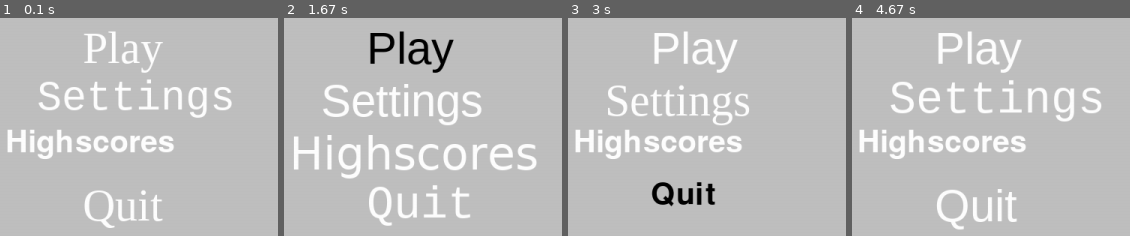
Above: before the commit, frames 1-4 (left to right).
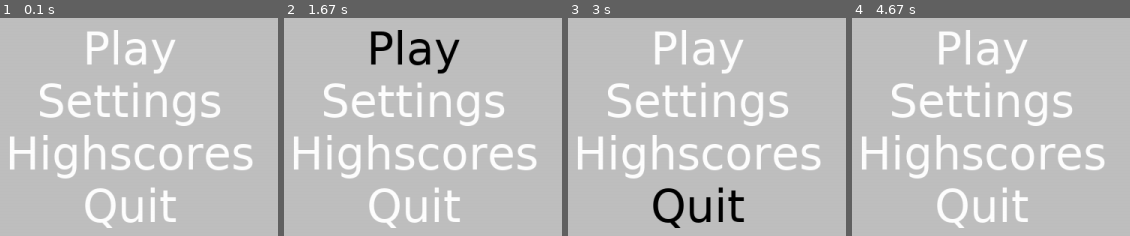
Above: after the commit, the same moments.

Repository: justvulpes/pygame
Game: pygame game, started from Menu.py
Two runs of this game, one before a commit and one after it. Both use one fixed random seed, a clock stepped at 60 frames per second and the inputs below.
Inputs (mouse positions are in pixels of both pictures, inside the frame that each line leads up to):
- Up to frame 1 (0.1 s): no input
- Up to frame 2 (1.67 s): hold D 0.33-0.8 s; move the mouse to (381, 150) at 0.37 s; click (outside the picture) at 0.88 s; click "Play" at 1.55 s
- Up to frame 3 (3 s): hold D 1.83-2.3 s; move the mouse to (804, 172) at 1.87 s; hold A 2.33-2.87 s; move the mouse to (outside the picture) at 2.37 s; right-click (709, 183) at 2.95 s
- Up to frame 4 (4.67 s): click (952, 37) at 3.28 s; hold S 3.57-3.87 s; click (outside the picture) at 3.65 s

The runs differ from the first frame. In frame 1, 14% of the frame differs, in the area x 2-92%, y 5-97%; in frame 2, 8.2%; in frame 3, 14%; in frame 4, 14%.

Commit message:
Menu upgrades

Diff:
--- a/Menu.py
+++ b/Menu.py
@@ -5,7 +5,7 @@
 import KeyListener
 import Main
 
-print(pygame.font.get_fonts()) # prints a string of all the available fonts
+print(pygame.font.get_fonts())  # prints a string of all the available fonts
 
 
 class MenuButton:
@@ -27,23 +27,21 @@
         self.pos_x = x
         self.pos_y = y
 
-    def is_mouse_selection(self, pos_x, pos_y):
-        posx, posy = (pos_x, pos_y)
-        if self.pos_x <= posx <= self.pos_x + self.width and self.pos_y <= posy <= self.pos_y + self.height:
-            return True
-        return False
+    def selected(self, mouse_pos_x, mouse_pos_y):
+        m_posx, m_posy = (mouse_pos_x, mouse_pos_y)
+        return self.pos_x <= m_posx <= self.pos_x + self.width and self.pos_y <= m_posy <= self.pos_y + self.height
 
     def set_font_color(self, rgb):
-        self.font_color = rgb
-        self.label = self.font.render(self.text, 1, self.font_color)
+        self.label = self.font.render(self.text, 1, rgb)
 
-    def set_the_font(self, font):
-        self.font = pygame.font.SysFont(font, 60)
+    def set_the_font(self, font, size):
+        self.font = pygame.font.SysFont(font, size)
 
 
 class Menu:
-    def __init__(self, scrn, buttons, bg_color=(192, 192, 192), font=random.choice(pygame.font.get_fonts()), font_size=60):
+    def __init__(self, scrn, buttons, events1, bg_color=(192, 192, 192), font=random.choice(pygame.font.get_fonts()), font_size=60):
         self.scrn = scrn  # screen
+        self.events1 = events1
         self.scr_width = self.scrn.get_rect().width  # width of the screen
         self.scr_height = self.scrn.get_rect().height  # height of the screen
         self.bg_color = bg_color  # background color
@@ -64,10 +62,17 @@
         while True:
             KeyListener.update()
             self.scrn.fill(self.bg_color)
-            pygame.event.get()  # so it wouldn't crash, delete events
+            for event in pygame.event.get():  # so it wouldn't crash, delete events
+                if event.type == pygame.MOUSEBUTTONDOWN:
+                    for item in self.buttons:
+                        if item.selected(KeyListener.mouseX, KeyListener.mouseY):
+                            for i in events:
+                                if i[0] == item.text:
+                                    i[1]()  # run the function that matches the text
+                                    break
             for item in self.buttons:
-                item.set_the_font(random.choice(pygame.font.get_fonts()))
-                if item.is_mouse_selection(pygame.mouse.get_pos()[0], pygame.mouse.get_pos()[1]):
+                #  item.set_the_font(random.choice(pygame.font.get_fonts()), 70) crazyness
+                if item.selected(KeyListener.mouseX, KeyListener.mouseY):
                     item.set_font_color((0, 0, 0))
                 else:
                     item.set_font_color((255, 255, 255))
@@ -76,8 +81,22 @@
             pygame.display.flip()
 
 if __name__ == "__main__":
+
+    def pressed_play():
+        print("Play.")
+
+    def open_settings():
+        print("Open settings.")
+
+    def pressed_highscores():
+        print("Open highscores.")
+
+    def pressed_quit():
+        print("Quit.")
+
     pygame.init()
     screen = pygame.display.set_mode((Main.window_width, Main.window_height), 0, 32)
     menu_buttons = ("Play", "Settings", "Highscores", "Quit")
+    events = [("Play", pressed_play), ("Settings", open_settings), ("Highscores", pressed_highscores), ("Quit", pressed_quit)]
     pygame.display.set_caption('Game Menu')
-    Menu(screen, menu_buttons).running()
+    Menu(screen, menu_buttons, events).running()
